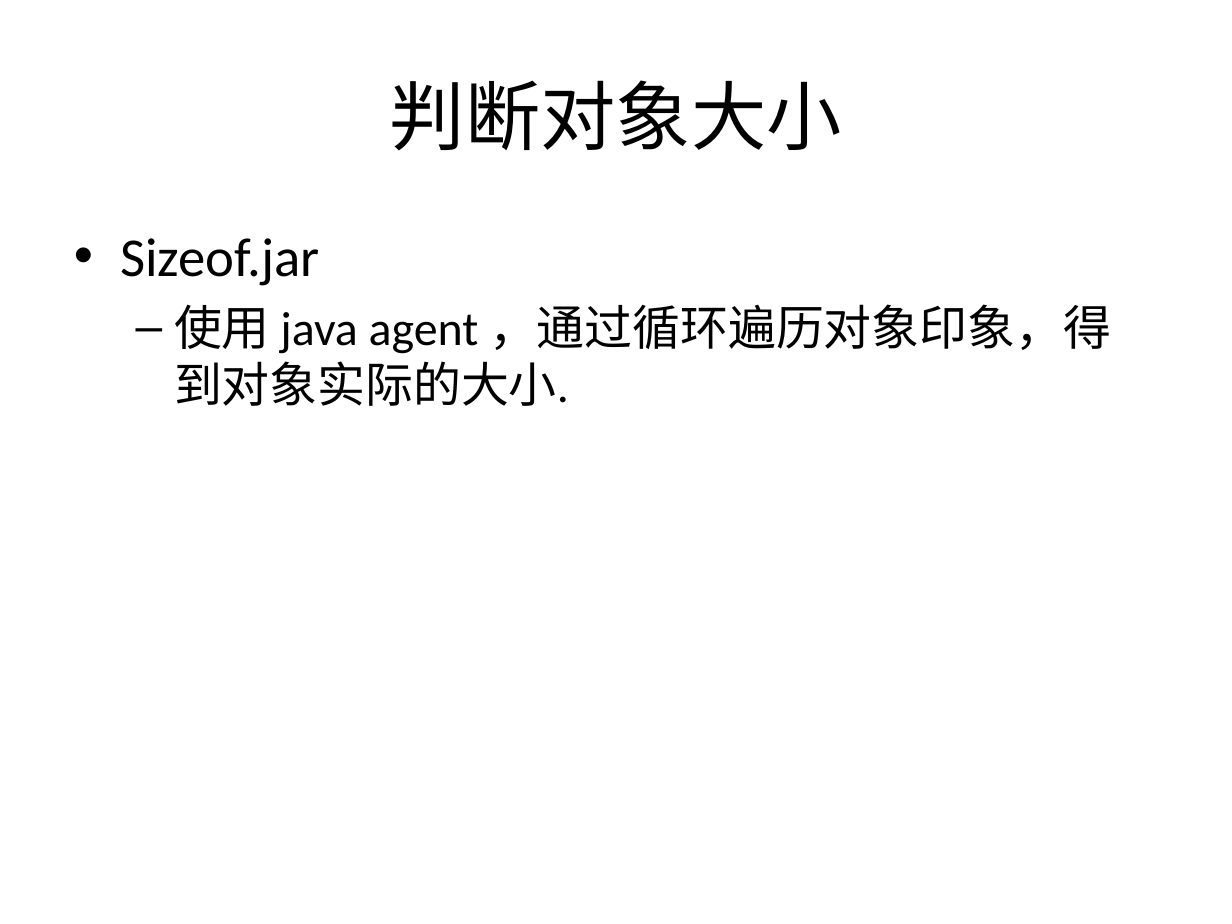
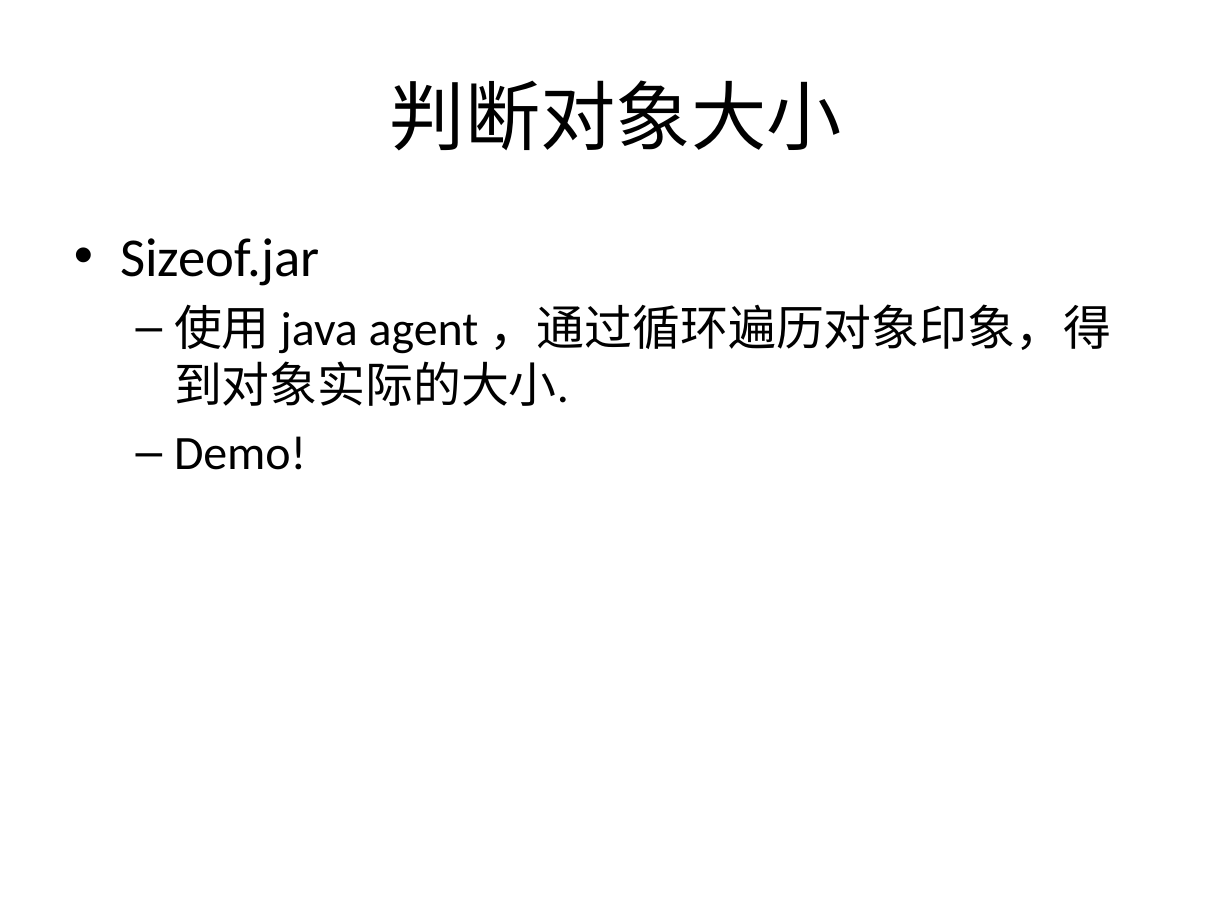
Before and after one commit to cyberdak/javaperformance, a slide deck: slide 36 of Java 性能优化.pptx. Drawn at 1232x924 pixels with LibreOffice and Linux fonts; fonts in the diff are those of the drawing. Boxes give left, top, right and bottom in pixels: in the first picture for what was removed or moved away, otherwise in the second. Text is boxed around its words. In the diff, an @@ line names an element or a change of style, - is before the commit and + after.

```diff
--- a/Java 性能优化.pptx
+++ b/Java 性能优化.pptx
@@ text at bbox=[174, 436, 306, 470]: paragraph added @@
+  – Demo!
```
Also in this commit, not shown: 5 other slides changed.
